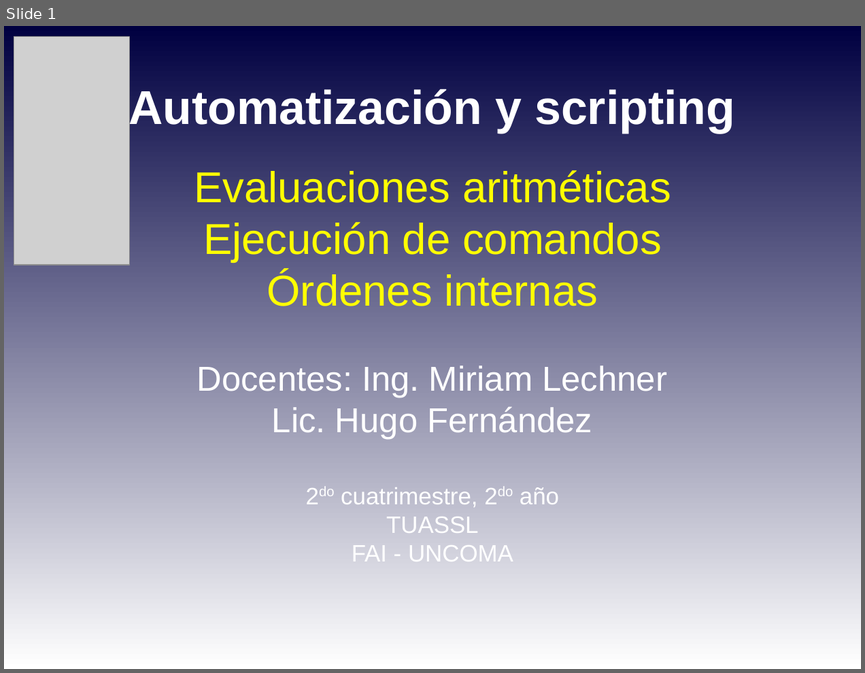
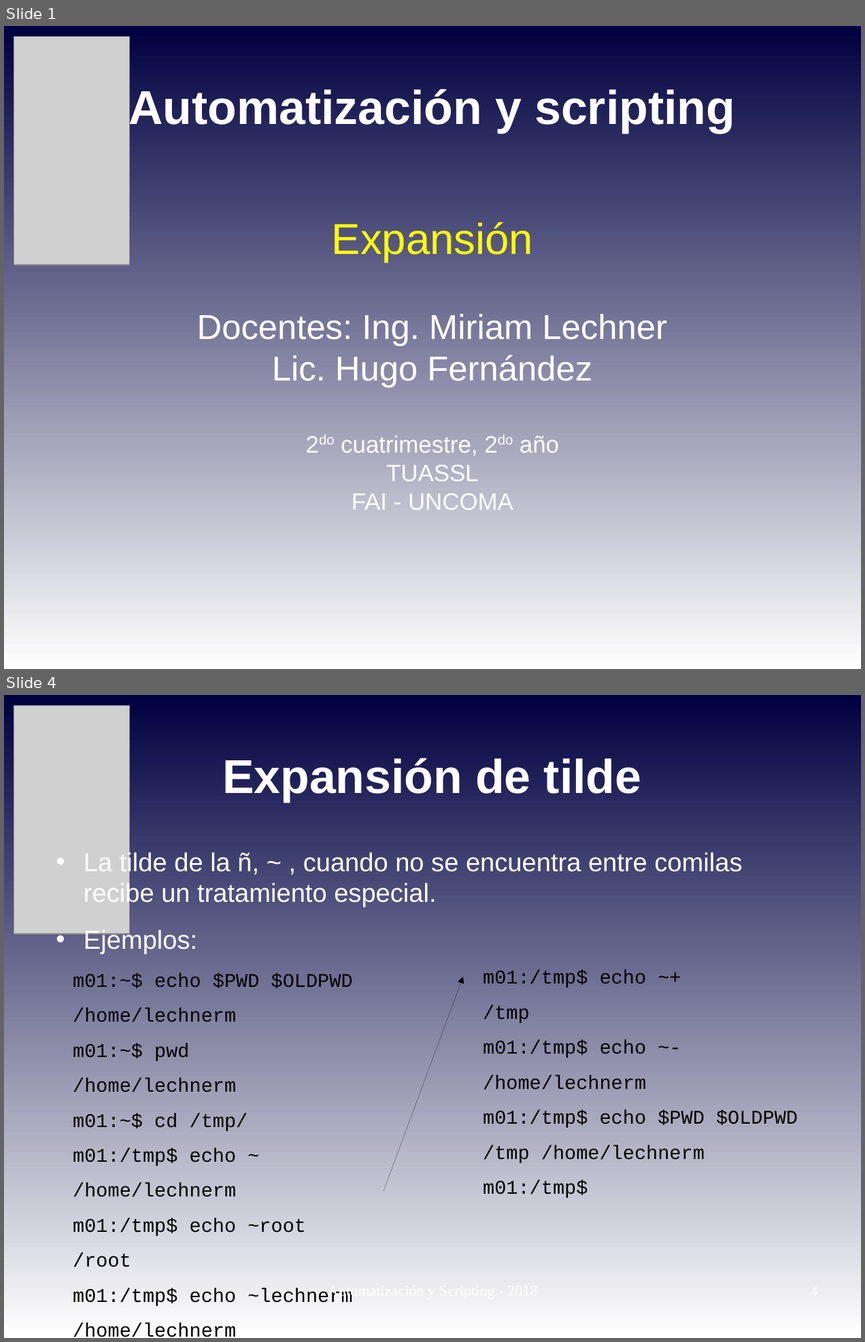
Before and after one commit to niniadcobre/-AutoyScripting, a slide deck: clases/AYS_clase05.odp. Shown one above the other, each under a label of ours: slide 1 before the commit, slides 1 and 4 after it; the slides between them are not shown. The pictures are 865x673 and 865x1342 pixels, drawn with LibreOffice and Linux fonts; fonts in the diff are those of the drawing; grey boxes stand for pictures. Boxes give left, top, right and bottom in pixels: in the first picture for what was removed or moved away, otherwise in the second. Text is boxed around its words. In the diff, an @@ line names an element or a change of style, - is before the commit and + after.

```diff
--- a/clases/AYS_clase05.odp
+++ b/clases/AYS_clase05.odp
@@ slide 4 added at [4,695,861,1338], background gradient #000040 to #FFFFFF @@
@@ picture added at [14,706,129,934] @@
@@ title added at [222,758,641,802], 44 pt, text #FFFFFF, bold @@
+Expansión de tilde
@@ text added at [84,851,742,954], 24 pt, text #FFFFFF @@
+• La tilde de la ñ, ~ , cuando no se encuentra entre comilas recibe un tratamiento especial.
+• Ejemplos:
@@ text added at [73,973,353,1337], 18 pt, text #000000 @@
+m01:~$ echo $PWD $OLDPWD
+/home/lechnerm
+m01:~$ pwd
+/home/lechnerm
+m01:~$ cd /tmp/
+m01:/tmp$ echo ~
+/home/lechnerm
+m01:/tmp$ echo ~root
+/root
+m01:/tmp$ echo ~lechnerm
+/home/lechnerm
+m01:/tmp$ echo ~inexistente
+~inexistente
@@ arrow added from (383, 1191) to (464, 977), #000000 0 pt @@
@@ text added at [483,970,798,1198], 18 pt, text #000000 @@
+m01:/tmp$ echo ~+
+/tmp
+m01:/tmp$ echo ~-
+/home/lechnerm
+m01:/tmp$ echo $PWD $OLDPWD
+/tmp /home/lechnerm
+m01:/tmp$
@@ text added at [328,1291,424,1299], 14 pt, text #FFFFFF @@
+Automatización y Scripting - 2018
@@ slide 1 changed as well @@
@@ subtitle at [197,222,667,346]: text changed; size 40 to 32 pt; text colour #FFFF00 to #FFFFFF @@
-Evaluaciones aritméticas
-Ejecución de comandos
-Órdenes internas
-Docentes: Ing. Miriam Lechner
+Expansión
+Docentes: Ing. Miriam Lechner
```
Also in this commit, not shown: 4 other slides changed, 4 other slides added, 3 slides removed, 8 other files.
